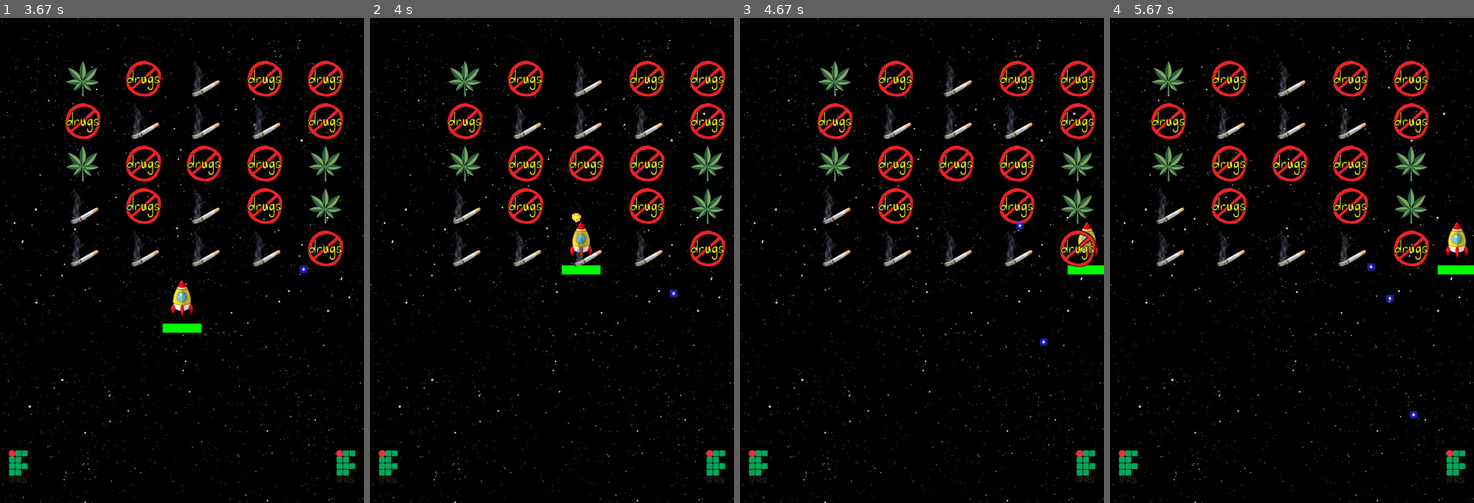
Above: before the commit, frames 1-4 (left to right).
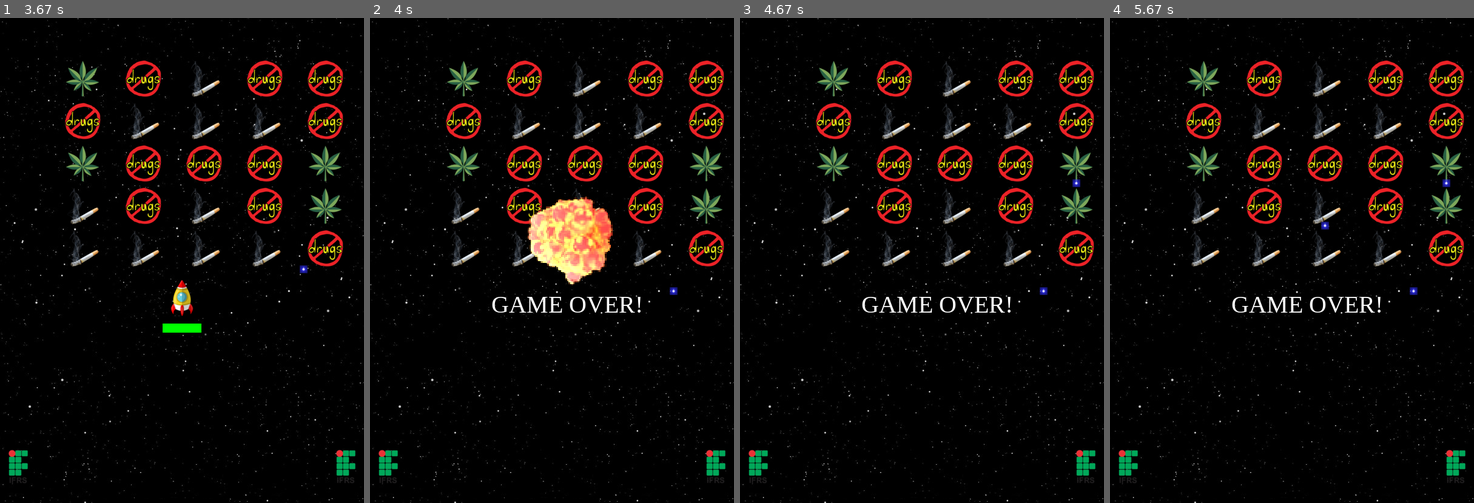
Above: after the commit, the same moments.

Repository: JoaoAlvesC/space-invaders-pygame
Game: pygame game, started from main.py
The game is run twice, just before and just after one commit, with the same random seed, the same clock (stepped at 60 frames per second) and the same inputs.
Inputs:
- Up to frame 1 (3.67 s): hold Up from 3.4 s (still down)
- Up to frame 2 (4 s): release Up at 3.87 s; hold Right from 3.9 s (still down); tap Space at 3.97 s
- Up to frame 3 (4.67 s): tap Space at 4.27 s; release Right at 4.53 s
- Up to frame 4 (5.67 s): no input

Frame 1 is identical in both runs. In frame 2, 8.5% of the frame differs, in the area x 20-98%, y 8-61%; in frame 3, 6.2%; in frame 4, 13%, in the area x 11-100%, y 8-83%.

Commit message:
add collision between spaceship and aliens

Diff:
--- a/main.py
+++ b/main.py
@@ -68,6 +68,8 @@
         self.health_remaining = health
         self.last_shot = pygame.time.get_ticks()
 
+
+
     def update(self):
         speed = 8
         cooldown = 500
@@ -81,10 +83,10 @@
         if key[pygame.K_RIGHT] and self.rect.right < screen_width:
             self.rect.x += speed
 
-        if key[pygame.K_UP] and self.rect.bottom < screen_height:
+        if key[pygame.K_UP] and self.rect.top > 0:
             self.rect.y -= speed
 
-        if key[pygame.K_DOWN] and self.rect.top > 0:
+        if key[pygame.K_DOWN] and self.rect.bottom < screen_height:
             self.rect.y += speed
 
         time_now = pygame.time.get_ticks()
@@ -142,6 +144,15 @@
         if abs(self.move_counter) > 75:
             self.move_direction *= -1
             self.move_counter *= self.move_direction
+
+        if pygame.sprite.spritecollide(self, spaceship_group, True, pygame.sprite.collide_mask):
+            spaceship.health_remaining = 0
+            explosion2_fx.play()
+            #self.kill()
+            explosion = Explosion(self.rect.centerx, self.rect.centery, 1)
+            explosion_group.add(explosion)
+
+
 
 class AlienBullets(pygame.sprite.Sprite):
     def __init__(self, x, y):
